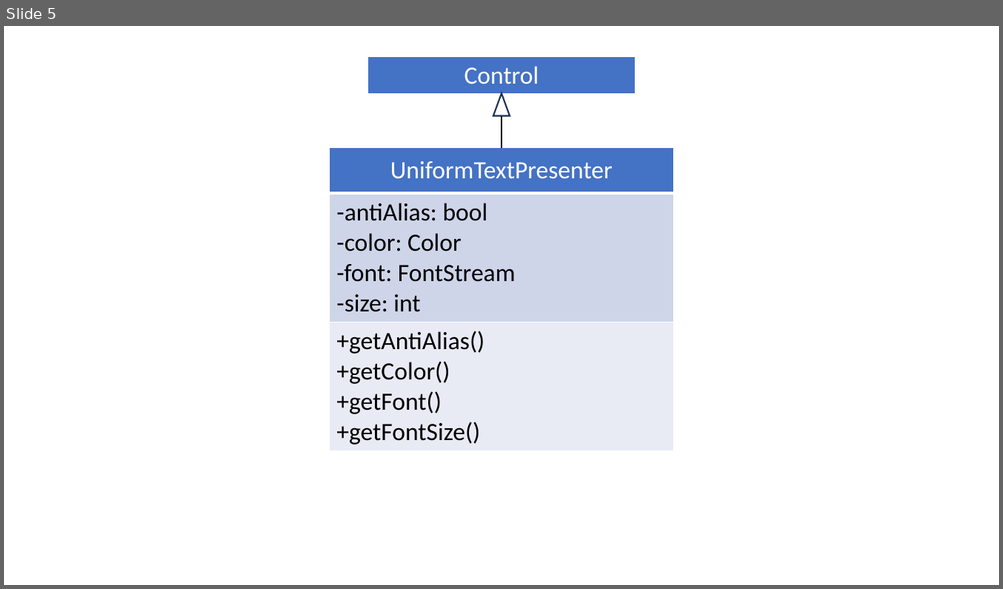
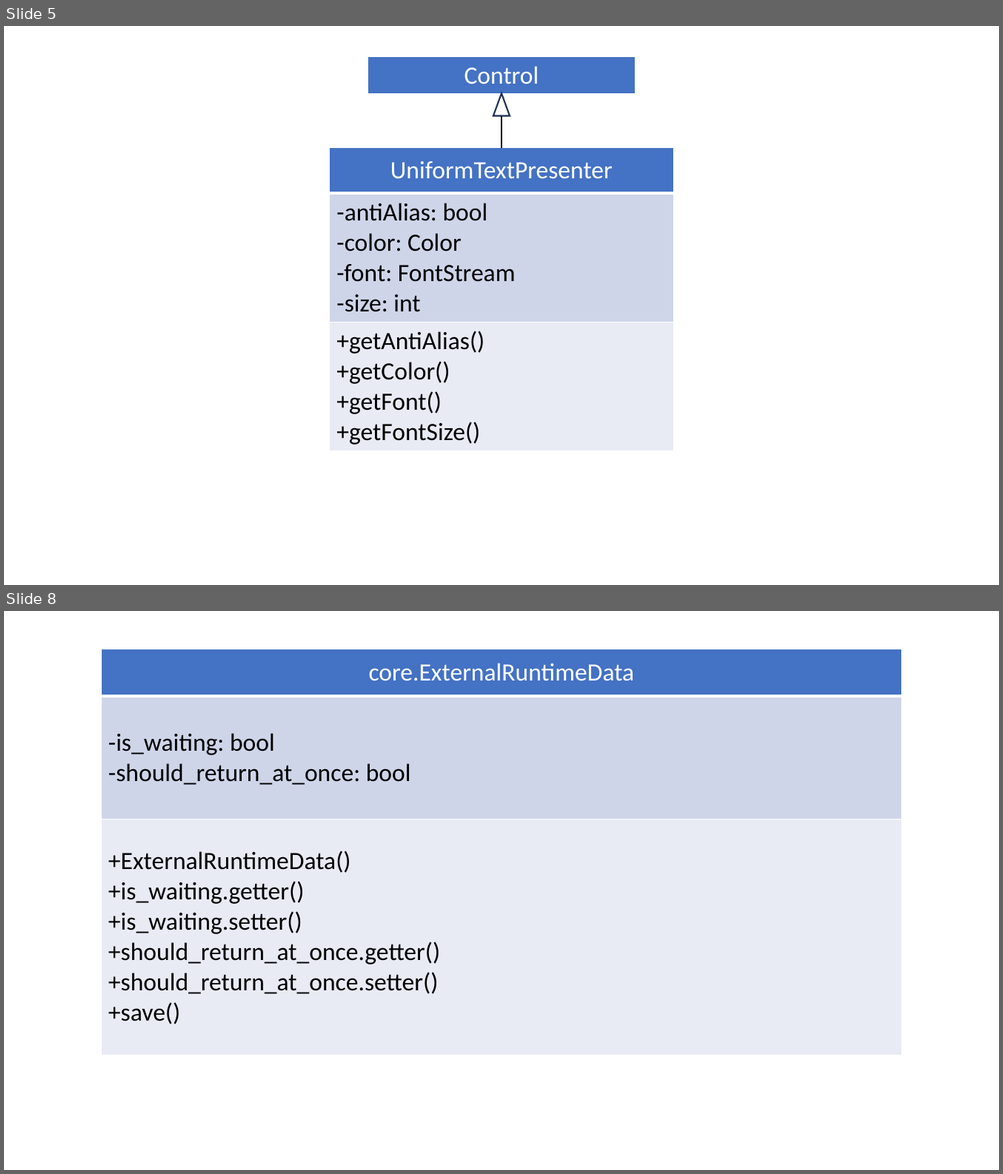
Before and after one commit to wertolf/vocabulary-builder, a slide deck: documentation/diagrams.pptx. Shown one above the other, each under a label of ours: slide 5 before the commit, slides 5 and 8 after it; the slides between them are not shown. The pictures are 1003x589 and 1003x1174 pixels, drawn with LibreOffice and Linux fonts; fonts in the diff are those of the drawing. Boxes give left, top, right and bottom in pixels: in the first picture for what was removed or moved away, otherwise in the second. Text is boxed around its words. In the diff, an @@ line names an element or a change of style, - is before the commit and + after.

```diff
--- a/documentation/diagrams.pptx
+++ b/documentation/diagrams.pptx
@@ slide 8 added at <box>4,611,999,1170</box>, background #FFFFFF @@
@@ table added at <box>101,649,902,1056</box>, 3 rows, 1 columns @@
+core.ExternalRuntimeData
+-is_waiting: bool / -should_return_at_once: bool
++ExternalRuntimeData() / +is_waiting.getter() / +is_waiting.setter() / +should_return_at_once.getter() / +should_return_at_once.setter() / +save()
```
Also in this commit, not shown: 1 slide changed, 1 other slide added, 1 slide removed, 9 other files.
